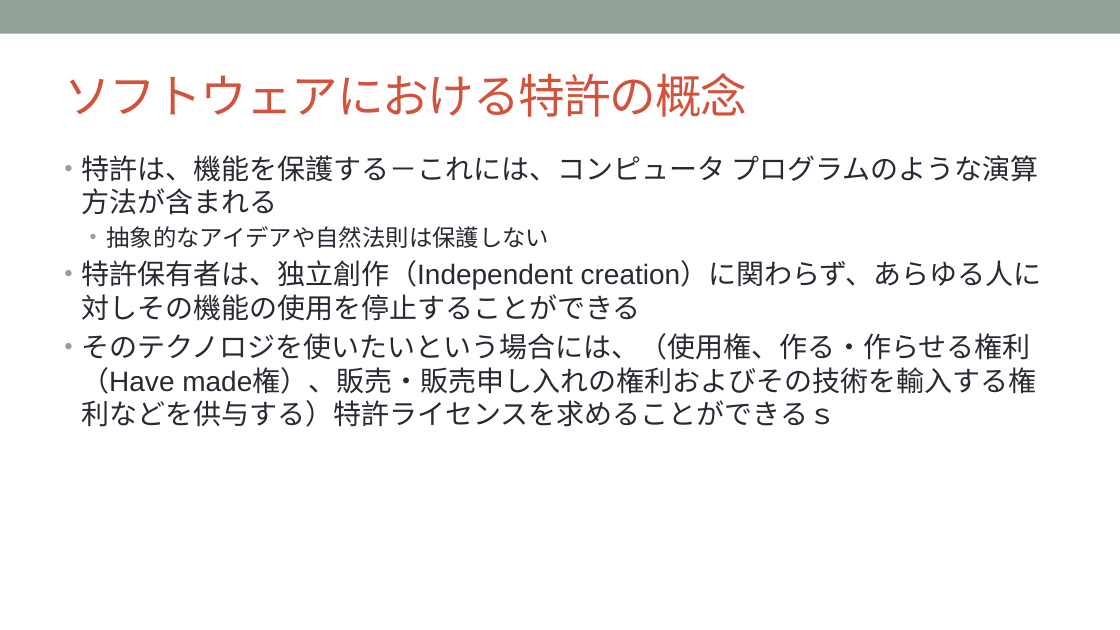
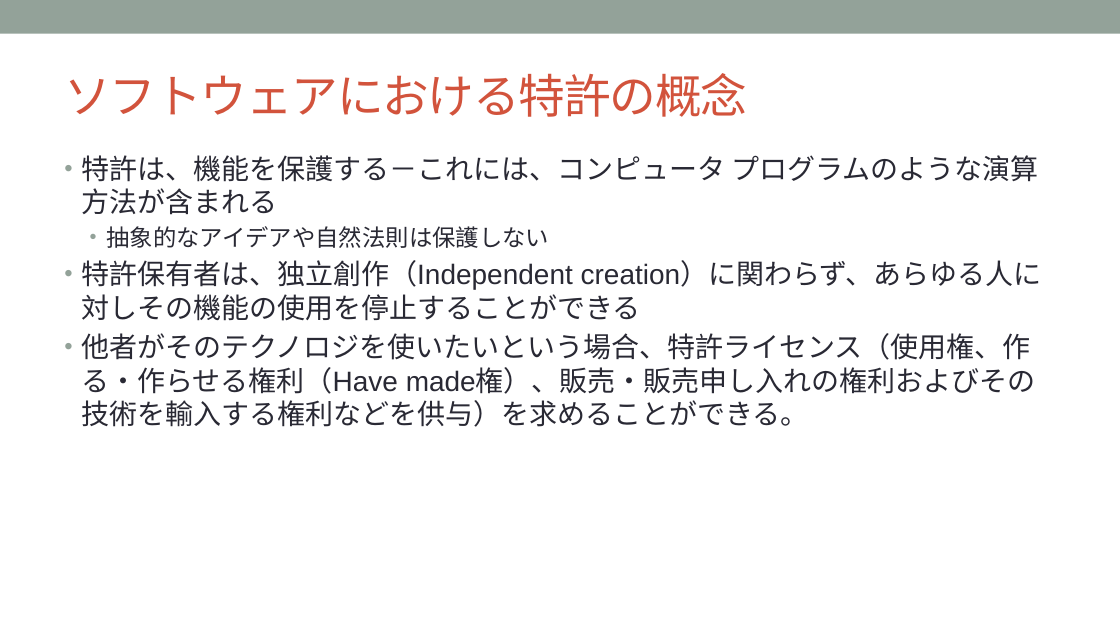
Before and after one commit to OpenChain-Project/Curriculum-Translation-JP, a slide deck: slide 8 of target/openchain-curriculum-release-2.pptx. Drawn at 1120x630 pixels with LibreOffice and Linux fonts; fonts in the diff are those of the drawing; background and template pictures are left out. Boxes give left, top, right and bottom in pixels: in the first picture for what was removed or moved away, otherwise in the second. Text is boxed around its words. In the diff, an @@ line names an element or a change of style, - is before the commit and + after.

```diff
--- a/target/openchain-curriculum-release-2.pptx
+++ b/target/openchain-curriculum-release-2.pptx
@@ text at [81, 333, 1036, 427]: text changed @@
-• そのテクノロジを使いたいという場合には、（使用権、作る・作らせる権利（Have made権）、販売・販売申し入れの権利およびその技術を輸入する権利などを供与する）特許ライセンスを求めることができるｓ
+• 他者がそのテクノロジを使いたいという場合、特許ライセンス（使用権、作る・作らせる権利（Have made権）、販売・販売申し入れの権利およびその技術を輸入する権利などを供与）を求めることができる。
```
Also in this commit, not shown: 1 other slide changed, 8 other files.
